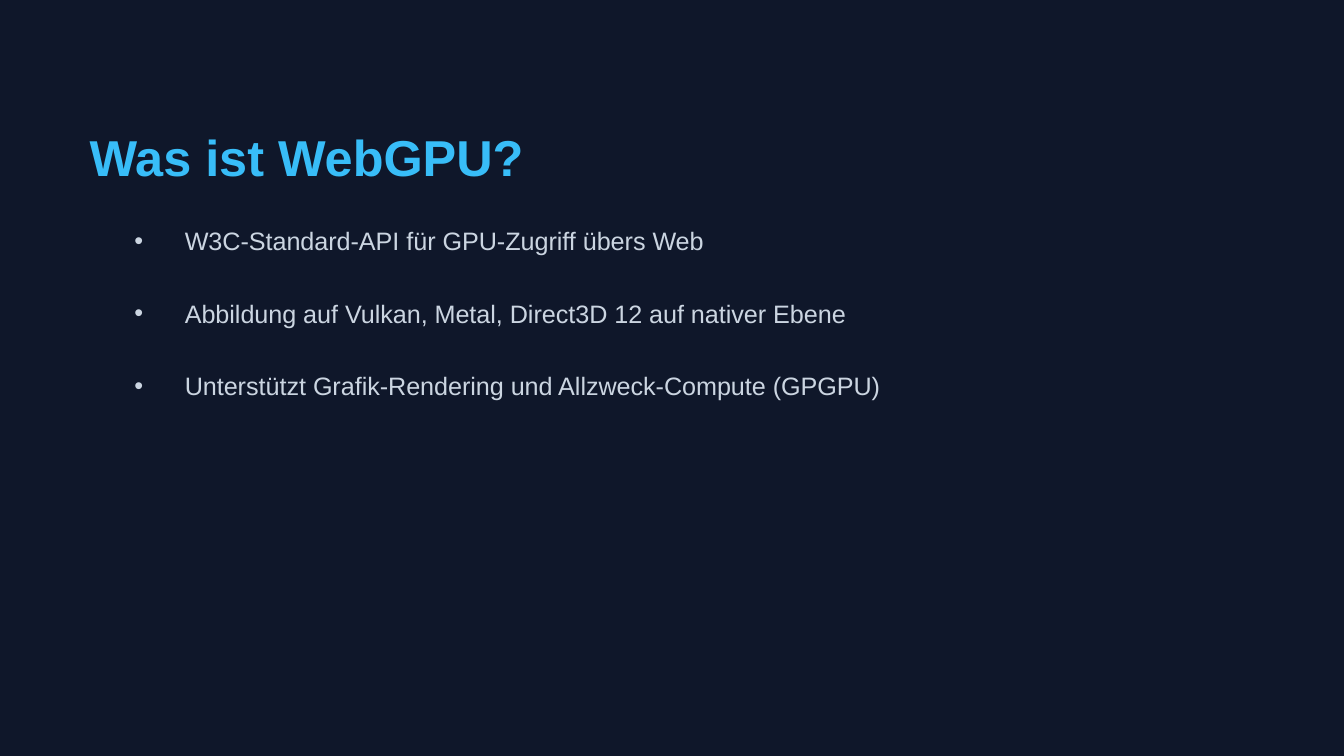
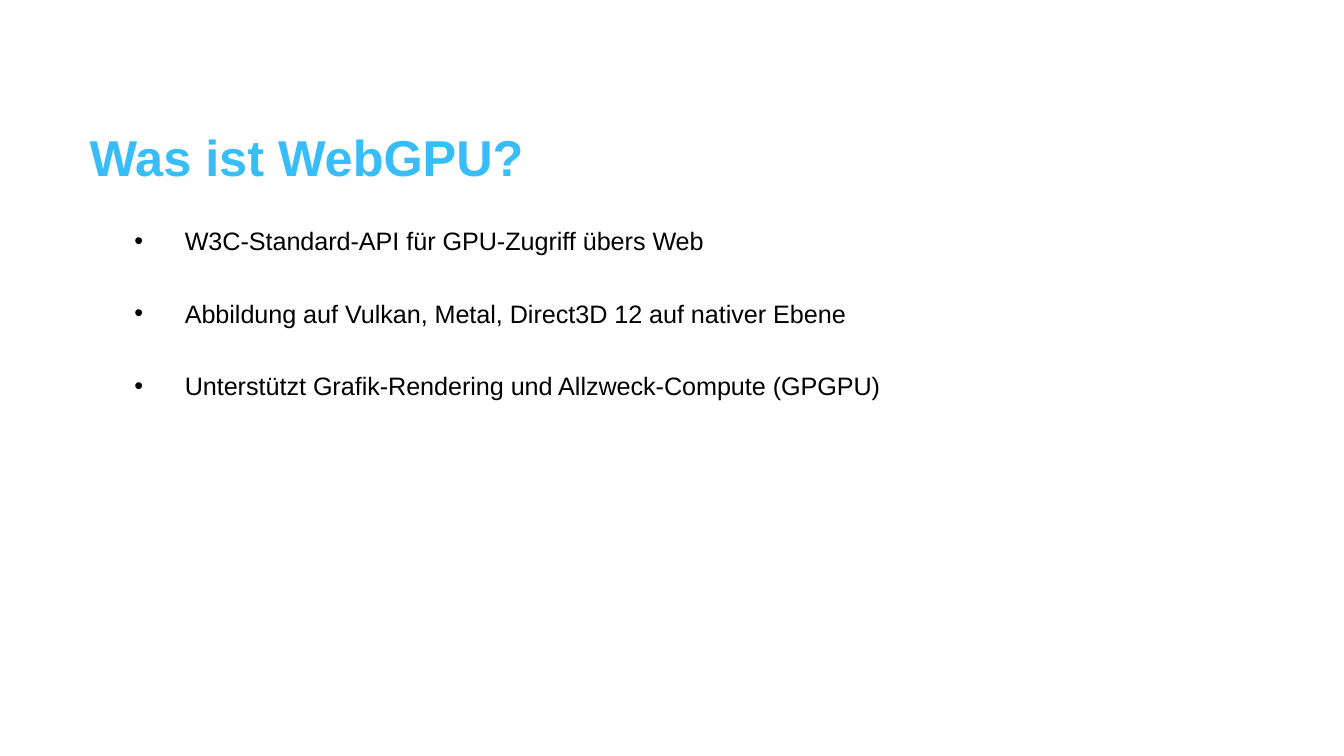
Before and after one commit to traum3rei/concepts-of-go, a slide deck: slide 3 of Zwischenpräsentation/WebGPU Technischer Überblick.pptx. Drawn at 1344x756 pixels with LibreOffice and Linux fonts; fonts in the diff are those of the drawing. Boxes give left, top, right and bottom in pixels: in the first picture for what was removed or moved away, otherwise in the second. Text is boxed around its words. In the diff, an @@ line names an element or a change of style, - is before the commit and + after.

```diff
--- a/Zwischenpräsentation/WebGPU Technischer Überblick.pptx
+++ b/Zwischenpräsentation/WebGPU Technischer Überblick.pptx
@@ background #0F172A to #FFFFFF @@
@@ text "W3C-Standard-API für GPU-Zugriff übers Web" at bbox=[185, 231, 880, 401]: text colour #CBD5E1 to #000000; bullet colour #CBD5E1 to #000000 @@
```
Also in this commit, not shown: 6 other slides changed, 2 slides added, 1 slide removed, 3 other files.
